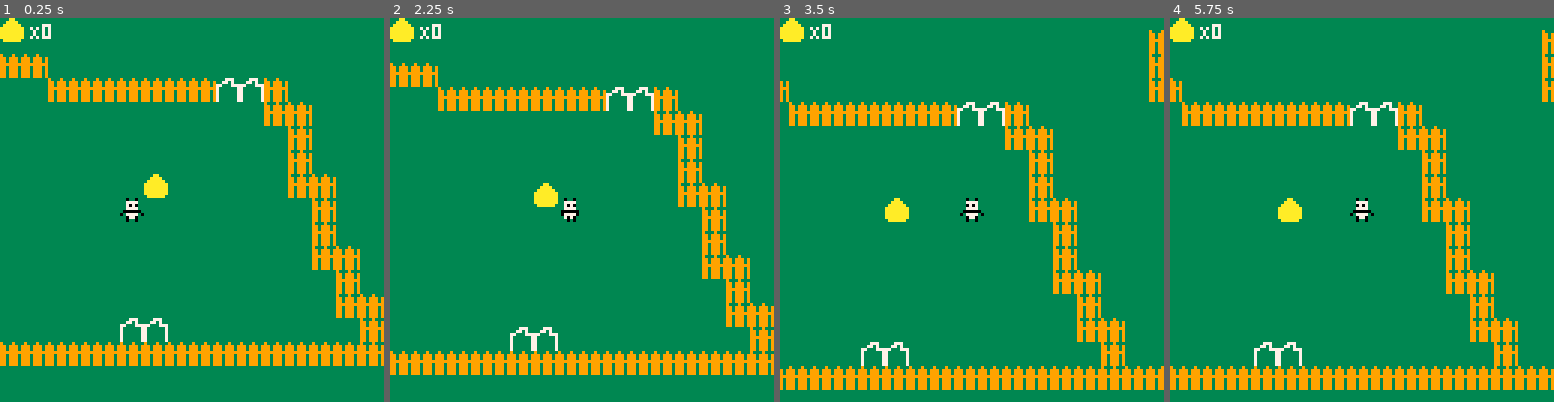
Above: before the commit, frames 1-4 (left to right).
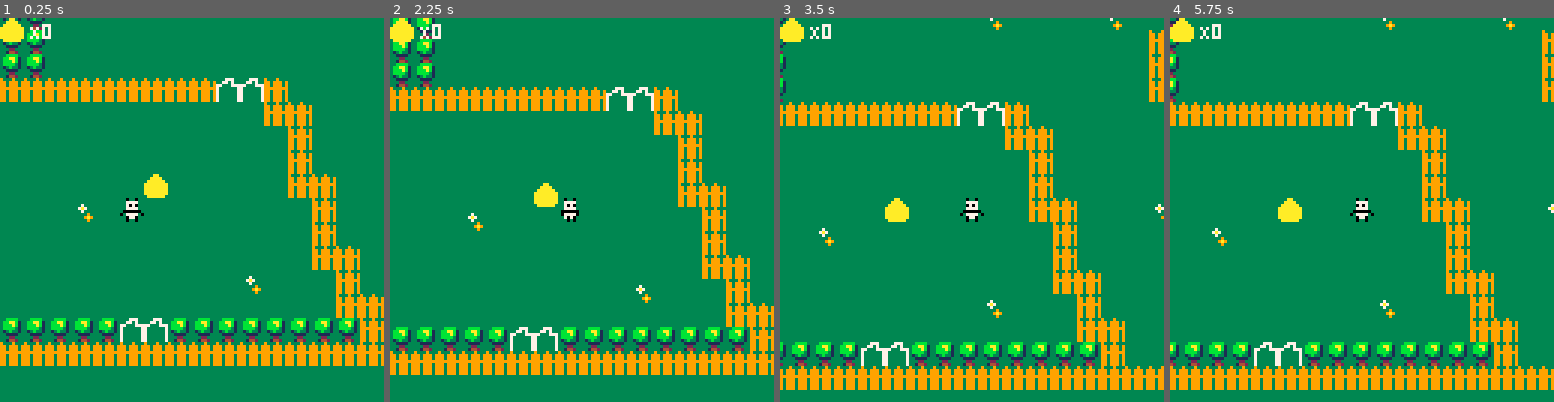
Above: after the commit, the same moments.

Repository: adatechschool/projet-collectif-pico8-marvelous_panda
Game: PICO-8 cartridge mon_petit_zoo.p8
Same seed, same stepped clock (60 frames per second), same inputs: the game is played once before the commit and once after it.
Inputs:
- Up to frame 1 (0.25 s): no input
- Up to frame 2 (2.25 s): hold Right 1.6-2.1 s; hold Up from 2.15 s (still down)
- Up to frame 3 (3.5 s): release Up at 2.42 s; hold Right 2.47-3.03 s; hold Left from 3.08 s (still down)
- Up to frame 4 (5.75 s): release Left at 3.58 s; hold Down 3.63-3.97 s; hold Right 4.02-4.68 s; hold Up 4.73-5.03 s; hold Left 5.08-5.68 s; hold Down from 5.73 s (still down)

The runs differ from the first frame. In frame 1, 4.4% of the frame differs, in the area x 0-93%, y 0-85%; in frame 2, 4.6%, in the area x 0-93%, y 0-87%; in frame 3, 2.9%; in frame 4, 3.1%.

Commit message:
carte à peu près complète

Diff:
--- a/mon_petit_zoo.p8
+++ b/mon_petit_zoo.p8
@@ -25,6 +25,8 @@
 
 function draw_map()
 	map(0,0,0,0,128,64)
+	spr(p.sprite,p.x*8+p.ox,
+	    p.y*8+p.oy,1,1)
 end
 
 function check_flag(flag,x,y)
@@ -153,6 +155,9 @@
 	p.oeufs-=1
 end
 
+-->8
+--bambou
+
 
 
 
@@ -250,38 +255,38 @@
 
 
 __gff__
-0000000000000000010000000000000200000100000000000005000000000000000000000000000000000000000000000000000000000000000000000000000000000000000000000000000000000000000000000000000000000000000000000000000000000000000000000000000000000000000000000000000000000000
+0000000000000000010000000000000200000100000000000105000000000000000000000000000000000000000000000000000000000000000000000000000000000000000000000000000000000000000000000000000000000000000000000000000000000000000000000000000000000000000000000000000000000000
 0000000000000000000000000000000000000000000000000000000000000000000000000000000000000000000000000000000000000000000000000000000000000000000000000000000000000000000000000000000000000000000000000000000000000000000000000000000000000000000000000000000000000000
 __map__
-0303030303030303030303030303030303030303030308030303030308030303030303030303030303030303030303080303030303030303030303030303030000000000000000000000000000000000000000000000000000000000000000000000000000000000000000000000000000000000000000000000000000000000
-0303030303030303030303030303030303030303080808030303030803030303030303030303030303030303030303080303030303030303030303030303030000000000000000000000000000000000000000000000000000000000000000000000000000000000000000000000000000000000000000000000000000000000
-0303030303030303030303030303030303030303080303030303030808030303030303030303030303030303030303080303030303030303030303030303030000000000000000000000000000000000000000000000000000000000000000000000000000000000000000000000000000000000000000000000000000000000
-0303030303030303030303030303030303030303080303030303030308030303030303030303030303030303030303080303030303030303030303030303030000000000000000000000000000000000000000000000000000000000000000000000000000000000000000000000000000000000000000000000000000000000
-03030303030303030303030303030303030303080803030303030303080303030303030303030d0303030303030303080303030303030303030303030303030000000000000000000000000000000000000000000000000000000000000000000000000000000000000000000000000000000000000000000000000000000000
-03030303030e0303030303030303030303030808030303030303030308030303030303030303030303030303030303080303030303030303030303030303030000000000000000000000000000000000000000000000000000000000000000000000000000000000000000000000000000000000000000000000000000000000
-0303030303030303030303030303030908080303030303030303030303080808030303030303030303030303030303080303030303030303030303030303030000000000000000000000000000000000000000000000000000000000000000000000000000000000000000000000000000000000000000000000000000000000
-0303030303030303030303030303090303030303030303030303030303030308030303030303030303030303030303080303030303030303030303030303030000000000000000000000000000000000000000000000000000000000000000000000000000000000000000000000000000000000000000000000000000000000
-0303030303030303030303030308030303030303030303030303030303030303090903030303030303030303030303080303030303030303030303030303030000000000000000000000000000000000000000000000000000000000000000000000000000000000000000000000000000000000000000000000000000000000
-0303030303030303030303080808030303030303030303030303030303030303030308080803030303030303030303080303030303030303030303030303030000000000000000000000000000000000000000000000000000000000000000000000000000000000000000000000000000000000000000000000000000000000
-0303030303030303080808030303030303030303030303030808080808030303030303030808080808080808080808080303030303030303030303030303030000000000000000000000000000000000000000000000000000000000000000000000000000000000000000000000000000000000000000000000000000000000
+181818181818183b3c3d18181818181818181818181808181818181808181818181818181818181818183b3c3d1818080303030303030303030303030303030000000000000000000000000000000000000000000000000000000000000000000000000000000000000000000000000000000000000000000000000000000000
+1818181818184a4b4c4d181818180303030303030808080303030308181818181818180303030318184a4b4c4d1818080303030303030303030303030303030000000000000000000000000000000000000000000000000000000000000000000000000000000000000000000000000000000000000000000000000000000000
+181b1c1818595a5b5c5d5e1803030303030303030803030303030308080303030303030303030318595a5b5c5d5e18080303030303030303030303030303030000000000000000000000000000000000000000000000000000000000000000000000000000000000000000000000000000000000000000000000000000000000
+2a2b2c2d68696a6b6c6d6e6f03030303030303030803030303030303080303030303030303030368696a6b6c6d6e6f080303030303030303030303030303030000000000000000000000000000000000000000000000000000000000000000000000000000000000000000000000000000000000000000000000000000000000
+1818030303030303030303030303050303030308080303030303030308030303030303030303030303030303030303080303030303030303030303030303030000000000000000000000000000000000000000000000000000000000000000000000000000000000000000000000000000000000000000000000000000000000
+1818030303030303030303030303030303030808030305030303030308030303030503030303030303030303030303080303030303030303030303030303030000000000000000000000000000000000000000000000000000000000000000000000000000000000000000000000000000000000000000000000000000000000
+1803030303030e03030303030303030908080303030303030303030303080808030303030303030303030303030303080303030303030303030303030303030000000000000000000000000000000000000000000000000000000000000000000000000000000000000000000000000000000000000000000000000000000000
+1803030303030303030303030303090303030303030303030303030303030308030303030303030d03030303030303080303030303030303030303030303030000000000000000000000000000000000000000000000000000000000000000000000000000000000000000000000000000000000000000000000000000000000
+1803030303030303030303030308030303030303030303030303030303030303090903030303030303030303030303080303030303030303030303030303030000000000000000000000000000000000000000000000000000000000000000000000000000000000000000000000000000000000000000000000000000000000
+1803030303030303030303080808030303030303030303030303030303030303030308080803030303050303030303080303030303030303030303030303030000000000000000000000000000000000000000000000000000000000000000000000000000000000000000000000000000000000000000000000000000000000
+1803030303030303080808030303030303030303030303030808080808030303030303030808080808080808080808080303030303030303030303030303030000000000000000000000000000000000000000000000000000000000000000000000000000000000000000000000000000000000000000000000000000000000
 0808080808080808080303030303030303030303030303080303030308030303030303030303030303030303030303080303030303030303030303030303030000000000000000000000000000000000000000000000000000000000000000000000000000000000000000000000000000000000000000000000000000000000
-0303030303030303030303030303030303030303090909030303030303080303030303030303030303030303030303080303030303030303030303030303030000000000000000000000000000000000000000000000000000000000000000000000000000000000000000000000000000000000000000000000000000000000
-0303030303030303030303030303030303030303090303030303030303080303030303030303030303030303030303080303030303030303030303030303030000000000000000000000000000000000000000000000000000000000000000000000000000000000000000000000000000000000000000000000000000000000
-0303030303030303030303030303030303030308030303030303030303080303030303080808080808080808080808080303030303030303030303030303030000000000000000000000000000000000000000000000000000000000000000000000000000000000000000000000000000000000000000000000000000000000
-03030303030303030303030303030303030308030303030c0303030308080303030303030903030303030303030303080303030303030303030303030303030000000000000000000000000000000000000000000000000000000000000000000000000000000000000000000000000000000000000000000000000000000000
-0303030303030303030303030303030303030803030303030303030808030303030303030903030303030303030303080303030303030303030303030303030000000000000000000000000000000000000000000000000000000000000000000000000000000000000000000000000000000000000000000000000000000000
-0303030303030303030303030303030303080303030303030303080803030303030303030903030303130303030303080303030303030303030303030303030000000000000000000000000000000000000000000000000000000000000000000000000000000000000000000000000000000000000000000000000000000000
-0303030303030303030303030303030303080303030303030308080303030303030303080803030303030303030303080303030303030303030303030303030000000000000000000000000000000000000000000000000000000000000000000000000000000000000000000000000000000000000000000000000000000000
-0808030303030303030303030303030303080303030303030808030303030303030303030808030303030303030303080303030303030303030303030303030000000000000000000000000000000000000000000000000000000000000000000000000000000000000000000000000000000000000000000000000000000000
-0303080808080808080909080303030303030808030308080803031908080808030303030308080808080808080808080303030303030303030303030303030000000000000000000000000000000000000000000000000000000000000000000000000000000000000000000000000000000000000000000000000000000000
+1803030303030303030303030303030305030303090909030303030303080303030303030303030303030303030303080303030303030303030303030303030000000000000000000000000000000000000000000000000000000000000000000000000000000000000000000000000000000000000000000000000000000000
+1803030303030303030303030303030305030303090303030303030303080303030503030303030303030303030303080303030303030303030303030303030000000000000000000000000000000000000000000000000000000000000000000000000000000000000000000000000000000000000000000000000000000000
+1803030303030303030303030303030503030308030303030303030303080303030303030808080808080808080808080303030303030303030303030303030000000000000000000000000000000000000000000000000000000000000000000000000000000000000000000000000000000000000000000000000000000000
+18030303030503030303030303030303030308030303030c0303030308080303030303030903030318181818181818080303030303030303030303030303030000000000000000000000000000000000000000000000000000000000000000000000000000000000000000000000000000000000000000000000000000000000
+1818030303030303030305030303030503030803030303030303030808030303030303030903030303030303181818080303030303030303030303030303030000000000000000000000000000000000000000000000000000000000000000000000000000000000000000000000000000000000000000000000000000000000
+1818030303030303030303030303030303080303030303030303080803030303030303030903030303130303030303080303030303030303030303030303030000000000000000000000000000000000000000000000000000000000000000000000000000000000000000000000000000000000000000000000000000000000
+1818030303030303030303030303030303080303030303030308080303030303030303030803030303030305030303080303030303030303030303030303030000000000000000000000000000000000000000000000000000000000000000000000000000000000000000000000000000000000000000000000000000000000
+1818030303030303030303030303030303080303030303030808030303030303050303030808030303030303030303080303030303030303030303030303030000000000000000000000000000000000000000000000000000000000000000000000000000000000000000000000000000000000000000000000000000000000
+0808080808080808080909080303030303030808030308080803031908080808030303030308080808080808080808080303030303030303030303030303030000000000000000000000000000000000000000000000000000000000000000000000000000000000000000000000000000000000000000000000000000000000
 0303030303030303030303080803030303030308080803030303190303030308080303030303030303030303030303080303030303030303030303030303030000000000000000000000000000000000000000000000000000000000000000000000000000000000000000000000000000000000000000000000000000000000
 0303030303030303030303030803030303030303030303030308030303030303080303030303030303030303030303080303030303030303030303030303030000000000000000000000000000000000000000000000000000000000000000000000000000000000000000000000000000000000000000000000000000000000
 0303030303030303030303030803030303030303030303080808030303030303080803030303030303030303080808080303030303030303030303030303030000000000000000000000000000000000000000000000000000000000000000000000000000000000000000000000000000000000000000000000000000000000
-0303030303030f03030303030808030303030303030808080303030303030303030803030303090909080808030303080303030303030303030303030303030000000000000000000000000000000000000000000000000000000000000000000000000000000000000000000000000000000000000000000000000000000000
-0303030303030303030303030308030303030303030803030303030303030303030803030303080303030303030303080303030303030303030303030303030000000000000000000000000000000000000000000000000000000000000000000000000000000000000000000000000000000000000000000000000000000000
-0303030303030303030303030308030303030303080303030303030303030303030308030303080303030303030303080303030303030303030303030303030000000000000000000000000000000000000000000000000000000000000000000000000000000000000000000000000000000000000000000000000000000000
-0303030303030303030303030308080303030303080303030303030a03030303030308030303080303030303030303080303030303030303030303030303030000000000000000000000000000000000000000000000000000000000000000000000000000000000000000000000000000000000000000000000000000000000
-030303030303030303030303030308030303030308080303030303030303030303030803030308030303030b030303080303030303030303030303030303030000000000000000000000000000000000000000000000000000000000000000000000000000000000000000000000000000000000000000000000000000000000
-0303030303030303030303030303080803030303030803030303030303030303030308030303080803030303030303080303030303030303030303030303030000000000000000000000000000000000000000000000000000000000000000000000000000000000000000000000000000000000000000000000000000000000
-0303030303090903030303030303030803030303030803030303030303030303030308030303030803030303030303080303030303030303030303030303030000000000000000000000000000000000000000000000000000000000000000000000000000000000000000000000000000000000000000000000000000000000
+0303030303030f03030303030808030303050303030808080303030303050303030803030303090909080808030318080303030303030303030303030303030000000000000000000000000000000000000000000000000000000000000000000000000000000000000000000000000000000000000000000000000000000000
+0303030503030303030303030308030303030303030803030303030303030303030803030303080303030303030318080303030303030303030303030303030000000000000000000000000000000000000000000000000000000000000000000000000000000000000000000000000000000000000000000000000000000000
+0303030303030303030303030308030303030303081803030303030303030303030308030303080303030303050318080303030303030303030303030303030000000000000000000000000000000000000000000000000000000000000000000000000000000000000000000000000000000000000000000000000000000000
+0303030303030303030303030308080303030303081818030303030a03030303030308030303080303030303030318080303030303030303030303030303030000000000000000000000000000000000000000000000000000000000000000000000000000000000000000000000000000000000000000000000000000000000
+030303030303030303030503030308030303030308081803030303030303050303030803030308030503030b030318080303030303030303030303030303030000000000000000000000000000000000000000000000000000000000000000000000000000000000000000000000000000000000000000000000000000000000
+0303030303030303030303030303080803030303030818030303030303030303030308030303080803030303031818080303030303030303030303030303030000000000000000000000000000000000000000000000000000000000000000000000000000000000000000000000000000000000000000000000000000000000
+1818181818090918181818181818180803030303030818030303030303030303030308030303030803030318181818080303030303030303030303030303030000000000000000000000000000000000000000000000000000000000000000000000000000000000000000000000000000000000000000000000000000000000
 0808080808080808080808080808080808080808080808080808080808080808080808080808080808080808080808080303030303030303030303000000000000000000000000000000000000000000000000000000000000000000000000000000000000000000000000000000000000000000000000000000000000000000
Not shown, changed: 64 lines of the sprite sheet (__gfx__) section of mon_petit_zoo.p8
